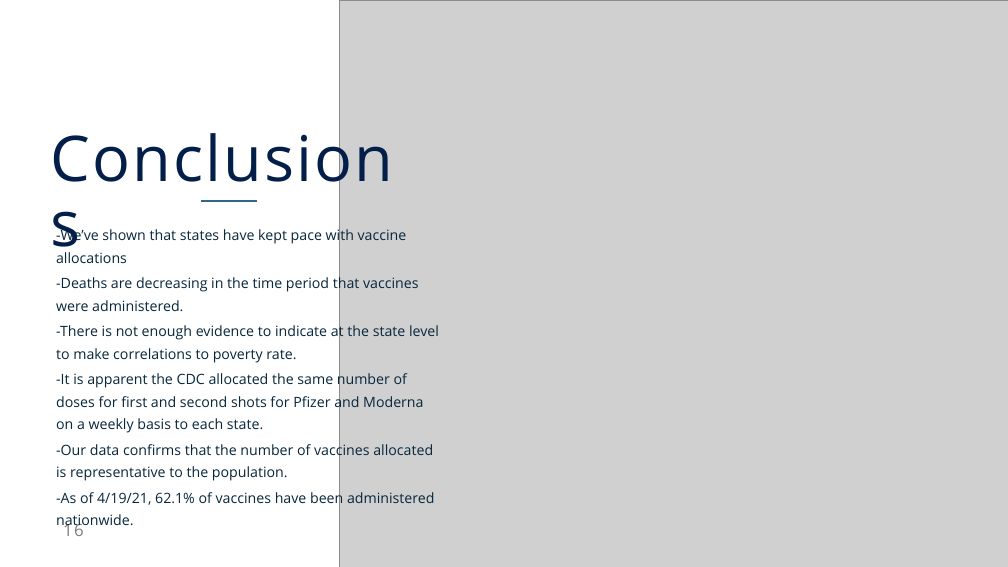
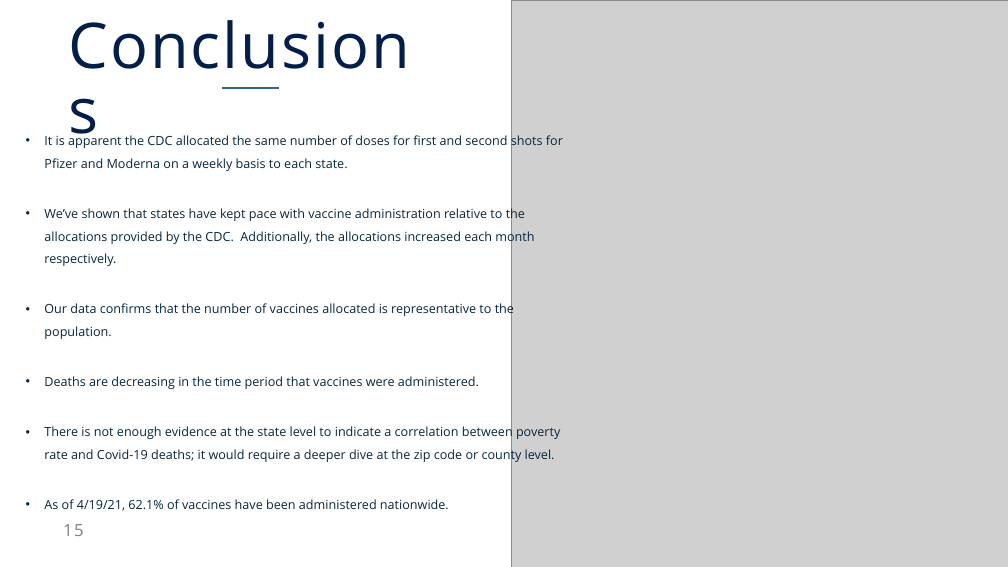
Before and after one commit to NicoleLund/covid_vaccine_availability, a slide deck: slide 15 of presentation/Project_one.pptx (slide 16 before the commit). Drawn at 1008x567 pixels with LibreOffice and Linux fonts; fonts in the diff are those of the drawing; grey boxes stand for pictures. Boxes give left, top, right and bottom in pixels: in the first picture for what was removed or moved away, otherwise in the second. Text is boxed around its words. In the diff, an @@ line names an element or a change of style, - is before the commit and + after.

Commit message:
Updated PPT

```diff
--- a/presentation/Project_one.pptx
+++ b/presentation/Project_one.pptx
@@ text "Conclusions": place and size @@
-text "Conclusions" at bbox=[47, 129, 419, 195]
+text "Conclusions" at bbox=[65, 16, 437, 81]
@@ picture: place and size @@
-picture at bbox=[340, 0, 1008, 567]
+picture at bbox=[511, 0, 1008, 567]
@@ line moved from (201, 202) - (257, 202) to (222, 88) - (279, 88) @@
@@ text at bbox=[44, 133, 563, 511]: text changed; size 27 to 24 pt @@
--We’ve shown that states have kept pace with vaccine allocations
--Deaths are decreasing in the time period that vaccines were administered.
--There is not enough evidence to indicate at the state level to make correlations to poverty rate.
--It is apparent the CDC allocated the same number of doses for first and second shots for Pfizer and Moderna on a weekly basis to each state.
--Our data confirms that the number of vaccines allocated is representative to the population.
--As of 4/19/21, 62.1% of vaccines have been administered nationwide.
+• It is apparent the CDC allocated the same number of doses for first and second shots for Pfizer and Moderna on a weekly basis to each state.
+• We’ve shown that states have kept pace with vaccine administration relative to the allocations provided by the CDC. Additionally, the allocations increased each month respectively.
+• Our data confirms that the number of vaccines allocated is representative to the population.
+• Deaths are decreasing in the time period that vaccines were administered.
+• There is not enough evidence at the state level to indicate a correlation between poverty rate and Covid-19 deaths; it would require a deeper dive at the zip code or county level.
+• As of 4/19/21, 62.1% of vaccines have been administered nationwide.
@@ page number at bbox=[63, 524, 84, 536]: text changed @@
-16
+15
```
Also in this commit, not shown: 11 other slides changed, 1 slide added, 3 slides removed.
